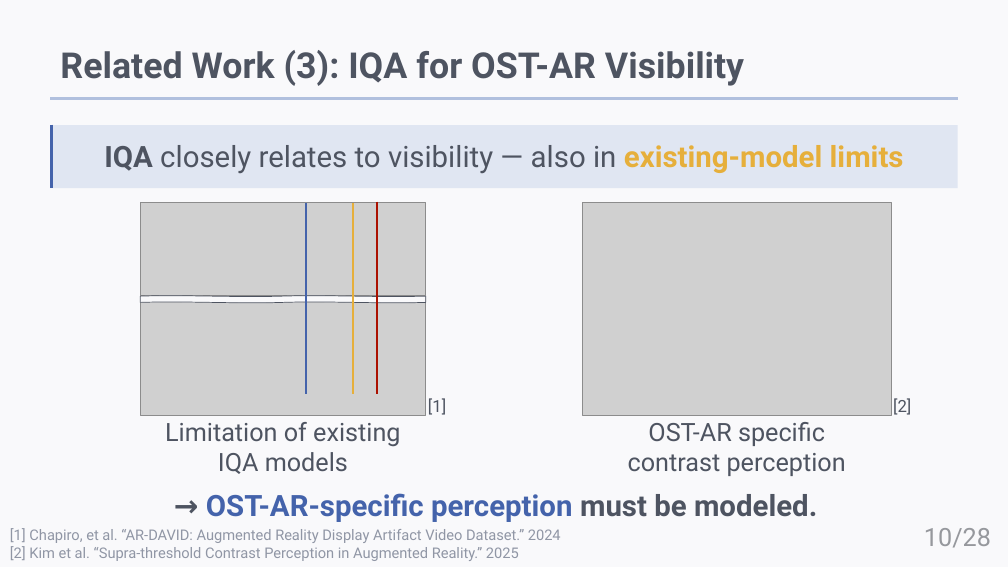
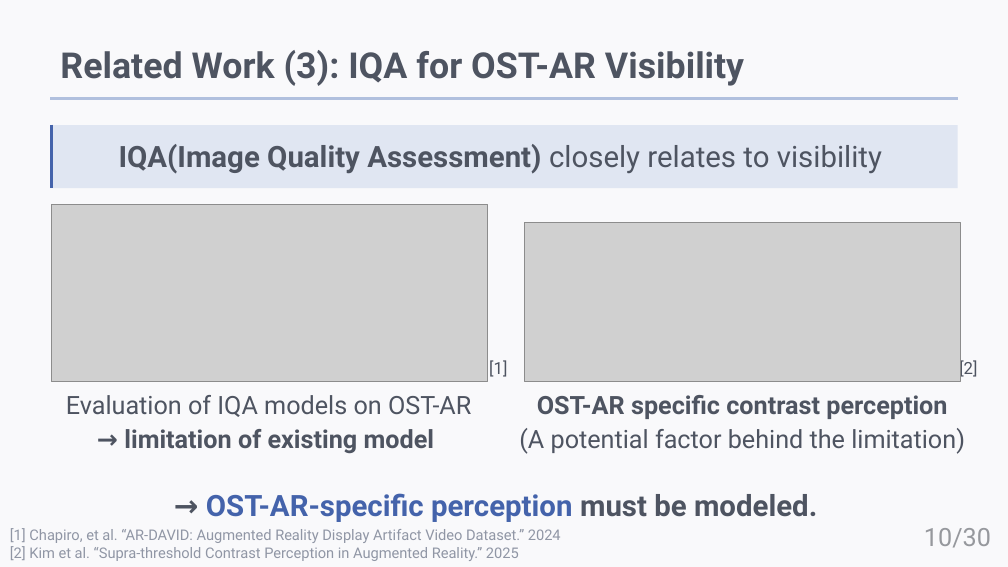
Before and after one commit to HAMADAKAZUKI2423/lab, a slide deck: slide 10 of papers/Rinko2026S/rinko2026S.pptx. Drawn at 1008x567 pixels with LibreOffice and Linux fonts; fonts in the diff are those of the drawing; grey boxes stand for pictures. Boxes give left, top, right and bottom in pixels: in the first picture for what was removed or moved away, otherwise in the second. Text is boxed around its words. In the diff, an @@ line names an element or a change of style, - is before the commit and + after.

```diff
--- a/papers/Rinko2026S/rinko2026S.pptx
+++ b/papers/Rinko2026S/rinko2026S.pptx
@@ text at box(119, 144, 882, 174): text changed; bold on @@
-IQA closely relates to visibility — also in existing-model limits
+IQA(Image Quality Assessment) closely relates to visibility
@@ picture added at box(51, 205, 488, 382) @@
@@ picture removed at box(140, 203, 425, 296) @@
@@ line removed from (305, 203) to (305, 394) @@
@@ line removed from (353, 203) to (353, 394) @@
@@ line removed from (377, 202) to (377, 394) @@
@@ picture: place and size @@
-picture at box(583, 203, 892, 415)
+picture at box(524, 222, 961, 381)
@@ picture removed at box(140, 297, 425, 415) @@
@@ double wave removed at box(140, 295, 425, 302) @@
@@ text "[1]": place and size @@
-text "[1]" at box(428, 398, 446, 415)
+text "[1]" at box(489, 360, 507, 377)
@@ text "[2]": place and size @@
-text "[2]" at box(893, 398, 911, 415)
+text "[2]" at box(959, 359, 977, 379)
@@ text at box(66, 395, 471, 453): text changed @@
-Limitation of existing IQA models
+Evaluation of IQA models on OST-AR
+→ limitation of existing model
@@ text at box(519, 395, 965, 454): text changed @@
-OST-AR specific
-contrast perception
+OST-AR specific contrast perception
+(A potential factor behind the limitation)
@@ page number at box(924, 528, 991, 548): text changed @@
-10/28
+10/30
```
Also in this commit, not shown: 9 other slides changed, 2 slides added, 20 other files.
